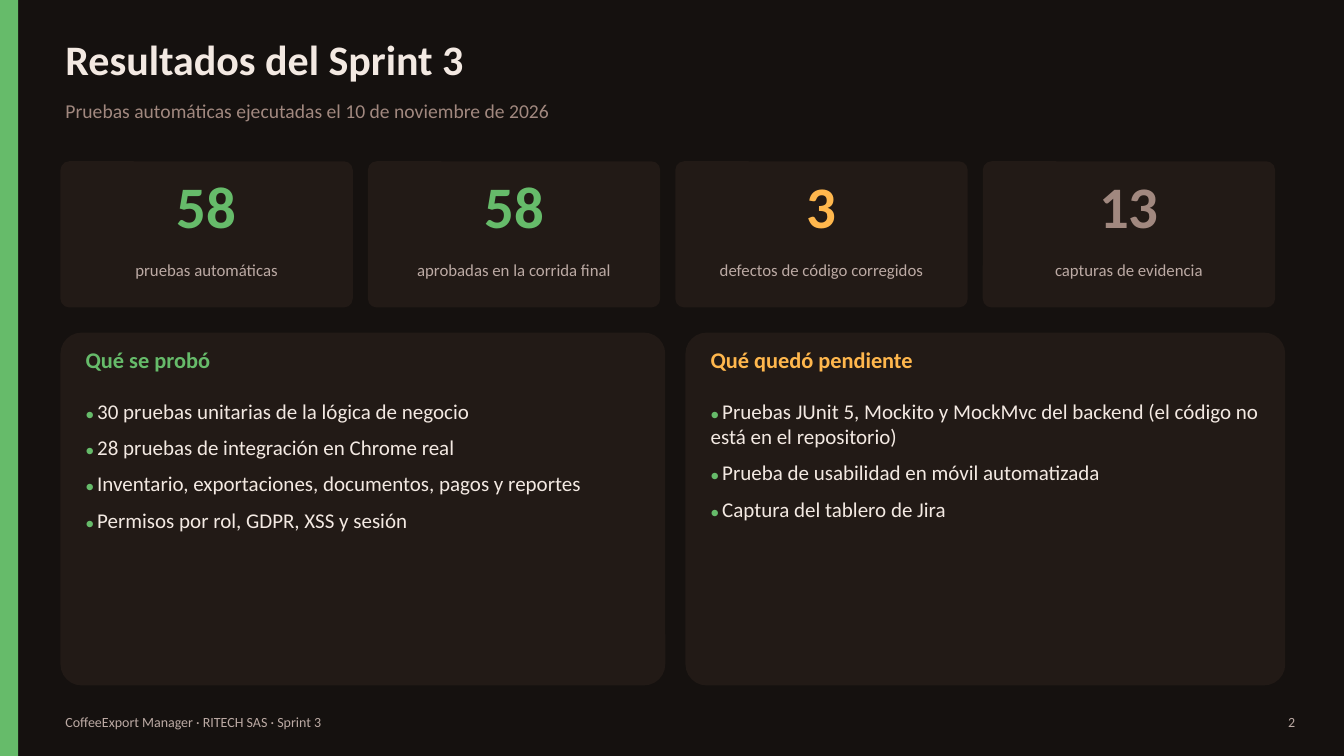
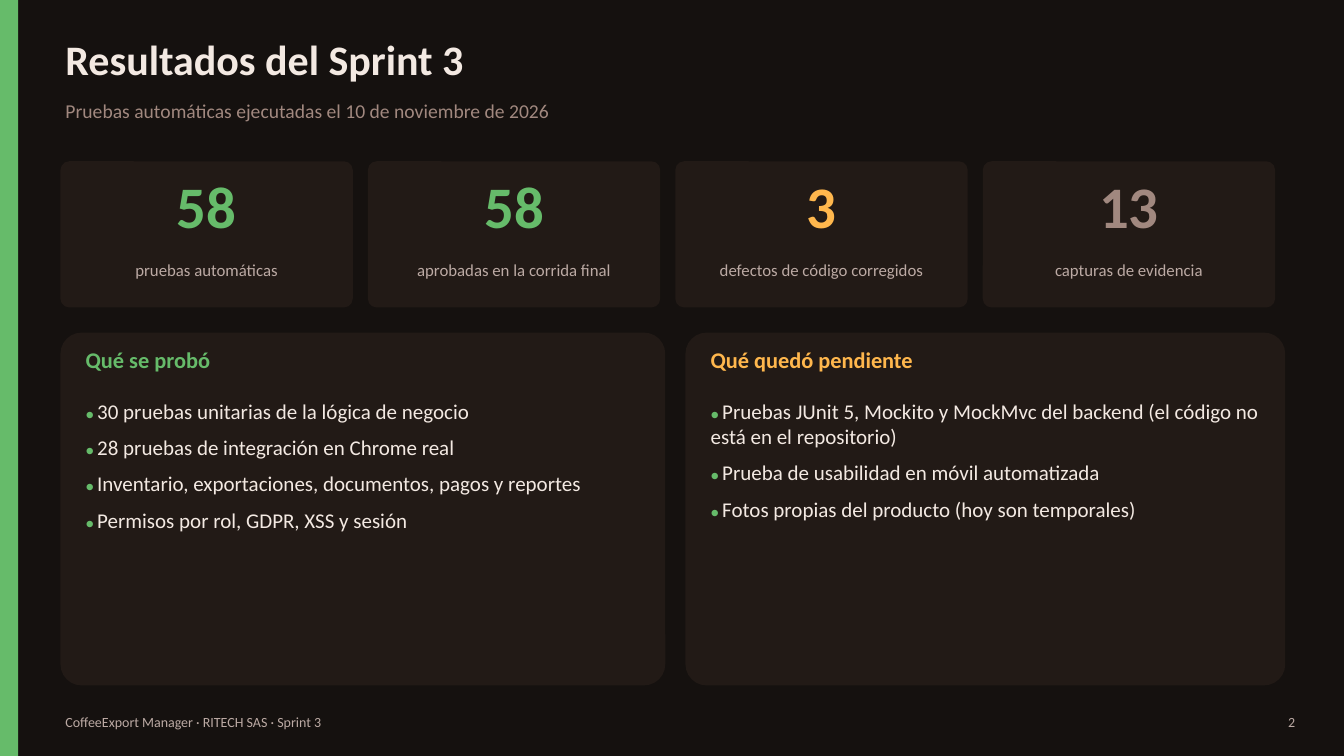
Before and after one commit to brayanckr/Proyecto-Calidad-de-software, a slide deck: slide 2 of docs/sprint3/CoffeeExport_Manager_Sprint3.pptx. Drawn at 1344x756 pixels with LibreOffice and Linux fonts; fonts in the diff are those of the drawing. Boxes give left, top, right and bottom in pixels: in the first picture for what was removed or moved away, otherwise in the second. Text is boxed around its words. In the diff, an @@ line names an element or a change of style, - is before the commit and + after.

Commit message:
Sprint 3: backlog en lugar de captura de Jira y responsabilidades por módulo
La presentación muestra el backlog del Sprint 3 según el documento del proyecto (rotulado
como tal) y la responsabilidad asignada a cada integrante, sin marcadores pendientes.

```diff
--- a/docs/sprint3/CoffeeExport_Manager_Sprint3.pptx
+++ b/docs/sprint3/CoffeeExport_Manager_Sprint3.pptx
@@ text at (x1=722, y1=502, x2=1136, y2=521): text changed @@
-● Captura del tablero de Jira
+● Fotos propias del producto (hoy son temporales)
```
Also in this commit, not shown: 3 other slides changed, 1 other file.
